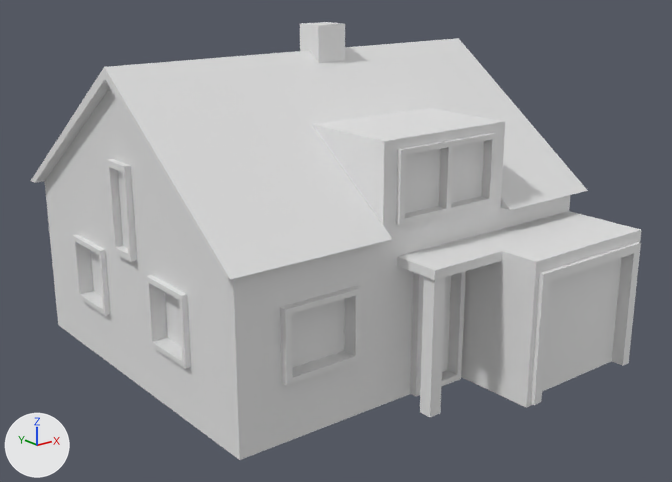
The glTF model assets/golden_scene/city_v20/family_house_03.glb as it was, and as the next commit left it.
The view is the same before and after, from a 50 mm lens placed at (-3.07, -3.92, 2.17), pointed at (-0.01, -0.09, 0.64). Every picture has the same lights, and +X, +Y and +Z are marked at lower left. The older version comes first. Where no turn or scale is listed for an object, it has been applied to the vertices.

Objects in the first picture: 'house4_baked_Cube.055'.
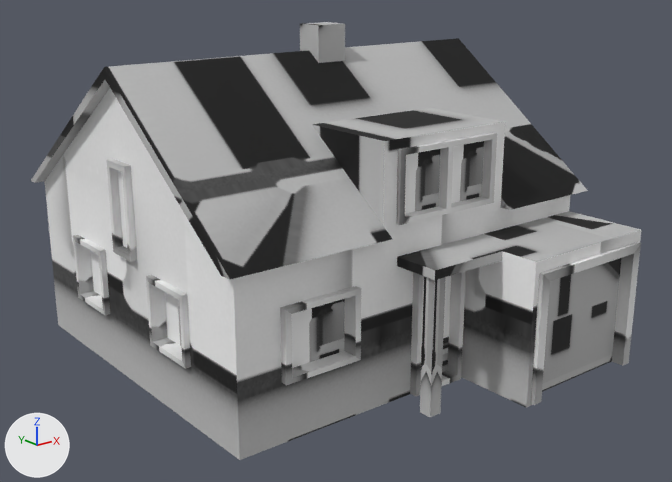
The newer file is also turned or shifted as a whole; pictures and numbers use the older file's frame.

What changed in the scene script:
```text
Add img_ao_house4:
    img_ao_house4 = load_image('ao_house4', '_unpacked/ao_house4', 512, 512, 'sRGB')
Add mat_v20baked:
    mat_v20baked = principled_material('V20Baked')
    mat_v20baked.texture = img_ao_house4
    mat_v20baked.roughness = 0.76
Change me_house4_baked_cube_055:
    where me_house4_baked_cube_055.from_pydata(...)  # 336 vertices, 528 faces; spans x -1.23..1.11, y -1.2..1.35, z -0.71..1.07
    add me_house4_baked_cube_055.materials.append(mat_v20baked)  # picture img_ao_house4
```

Pixel boxes [x1, y1, x2, y2] of what changed, in the pictures (672 x 482 px):
'house4_baked_Cube.055', recoloured (white to grey)
    both: [31, 22, 641, 460]
